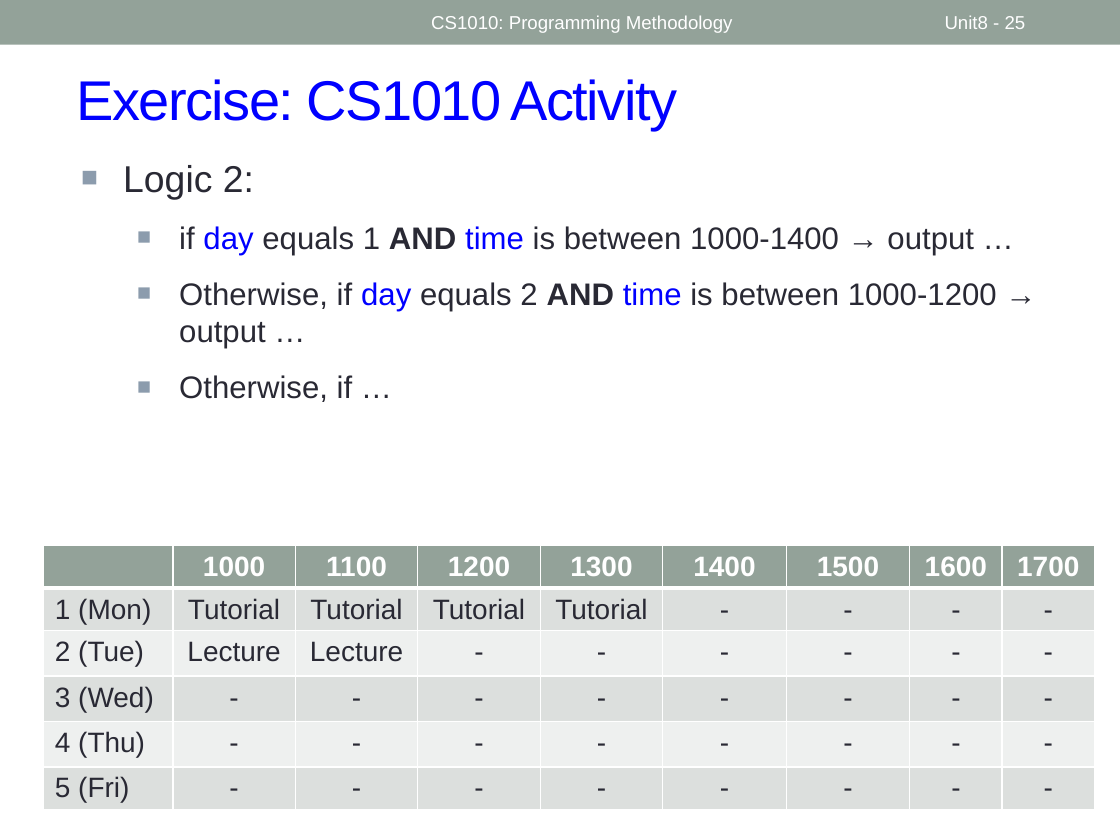
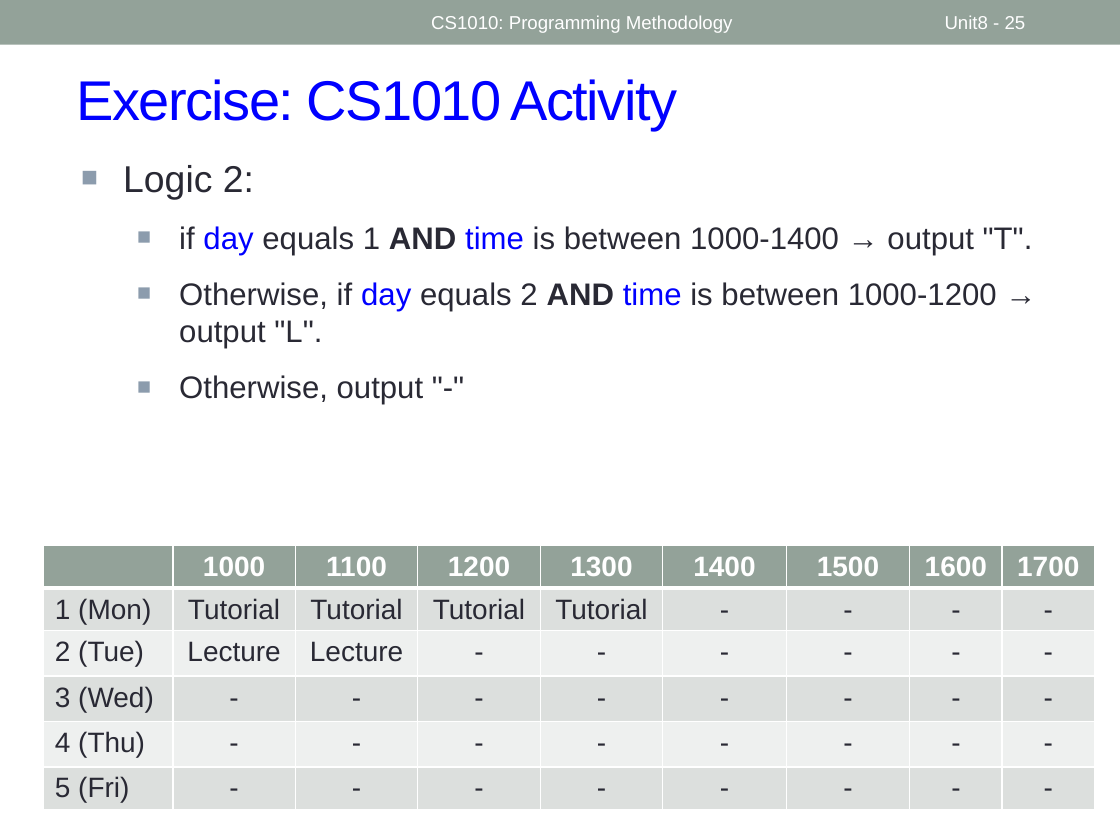
Before and after one commit to nus-cs1010-2526-s2/website, a slide deck: slide 25 of slides/Week4.pptx. Drawn at 1120x840 pixels with LibreOffice and Linux fonts; fonts in the diff are those of the drawing. Boxes give left, top, right and bottom in pixels: in the first picture for what was removed or moved away, otherwise in the second. Text is boxed around its words. In the diff, an @@ line names an element or a change of style, - is before the commit and + after.

```diff
--- a/slides/Week4.pptx
+++ b/slides/Week4.pptx
@@ text at bbox=[179, 226, 1033, 405]: text changed @@
-  ■ if day equals 1 AND time is between 1000-1400 → output …
-  ■ Otherwise, if day equals 2 AND time is between 1000-1200 → output …
-  ■ Otherwise, if …
+  ■ if day equals 1 AND time is between 1000-1400 → output "T".
+  ■ Otherwise, if day equals 2 AND time is between 1000-1200 → output "L".
+  ■ Otherwise, output "-"
```
Also in this commit, not shown: 20 other files.
